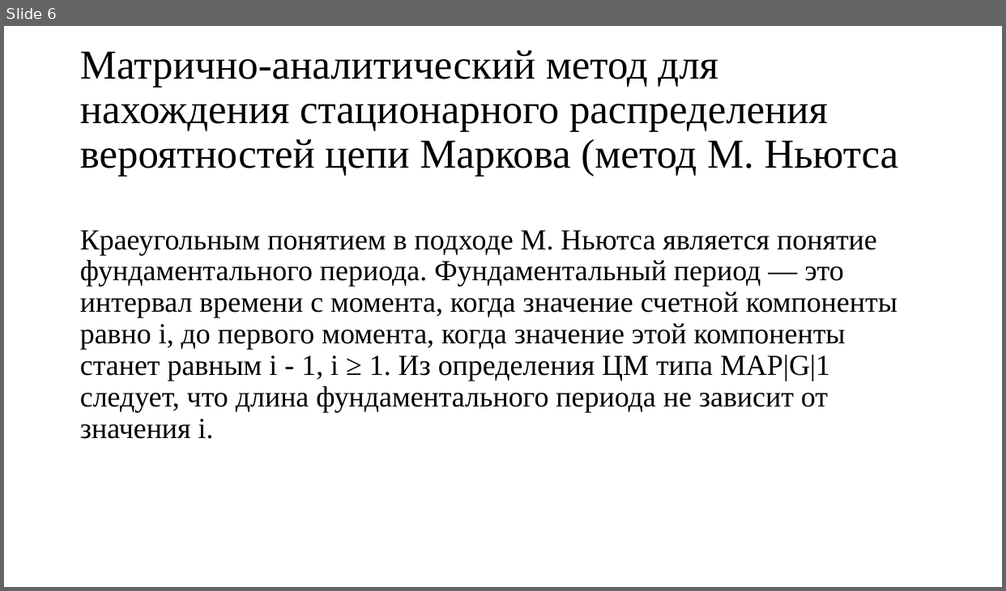
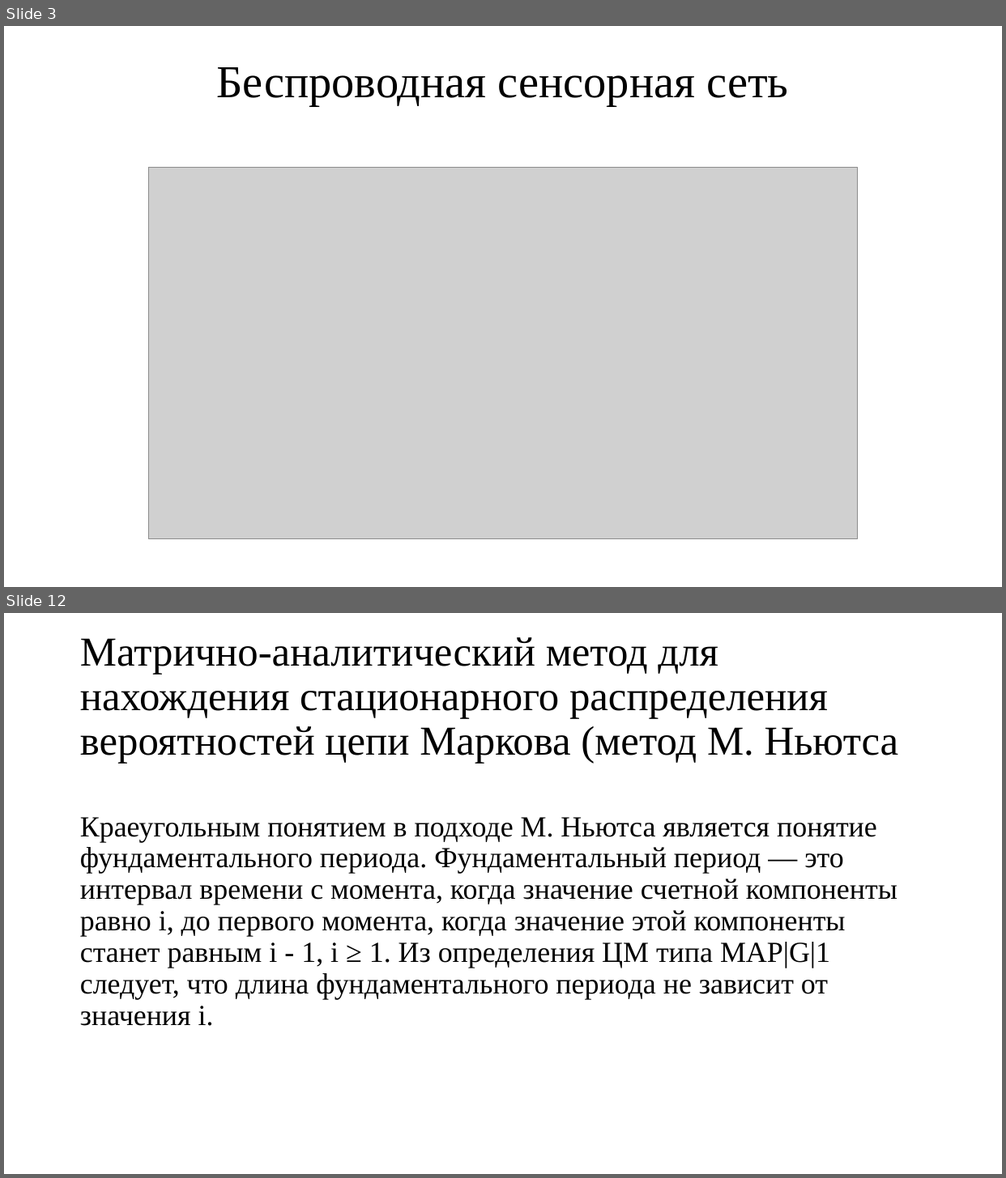
Before and after one commit to san4ezgig/Course-work, a slide deck: Предзащита/Исследование системы MAP.pptx. Shown one above the other, each under a label of ours: slide 6 before the commit, slides 3 and 12 after it; the slides between them are not shown. The pictures are 1006x591 and 1006x1178 pixels, drawn with LibreOffice and Linux fonts; fonts in the diff are those of the drawing; grey boxes stand for pictures. Boxes give left, top, right and bottom in pixels: in the first picture for what was removed or moved away, otherwise in the second. Text is boxed around its words. In the diff, an @@ line names an element or a change of style, - is before the commit and + after.

```diff
--- a/Предзащита/Исследование системы MAP.pptx
+++ b/Предзащита/Исследование системы MAP.pptx
@@ slide 3 added at <box>4,26,1002,587</box>, background #FFFFFF @@
@@ title added at <box>216,67,788,106</box>, 44 pt, text #000000 @@
+Беспроводная сенсорная сеть
@@ picture added at <box>148,168,858,540</box> @@
@@ what was slide 6 is now slide 12 @@
```
Also in this commit, not shown: 5 slides changed, 9 other slides added, 2 slides removed, 13 other files.
